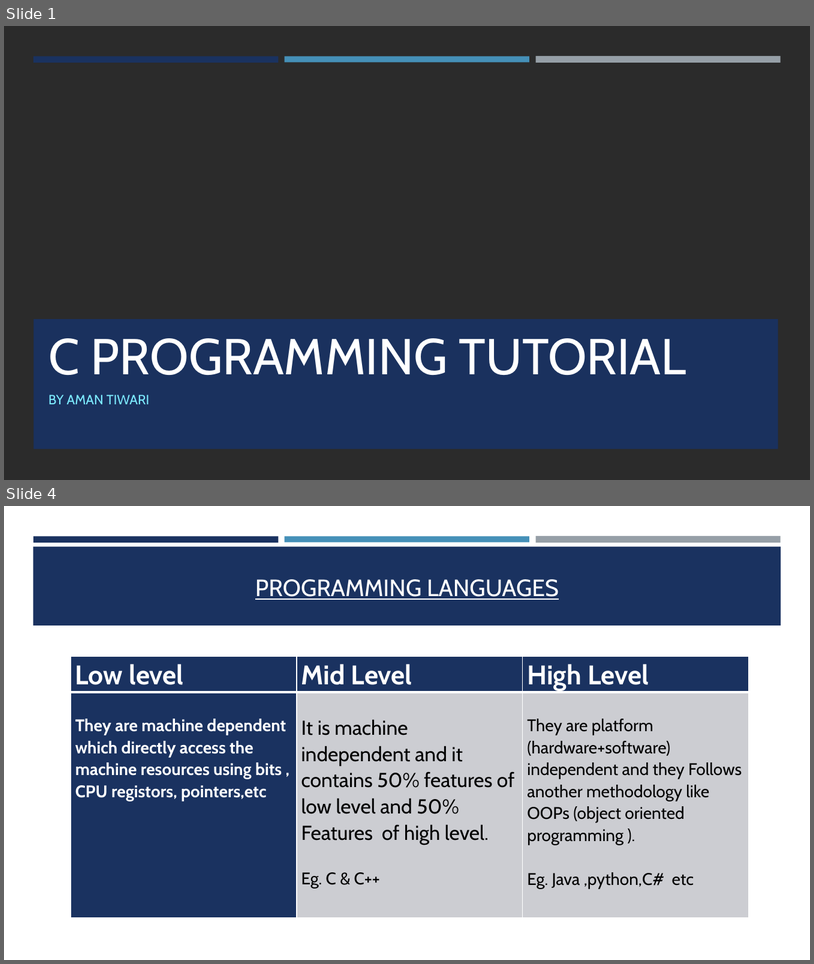
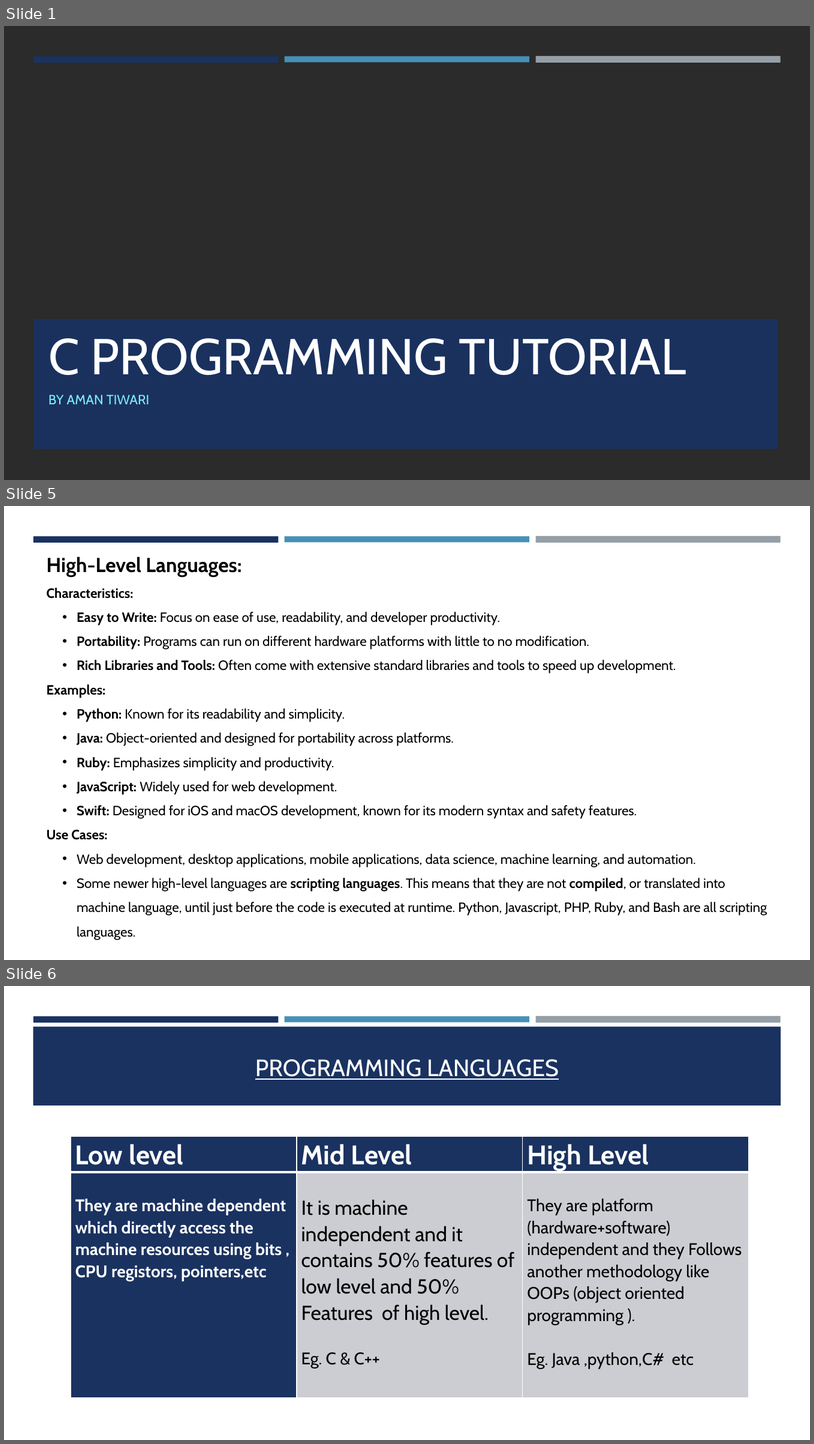
Before and after one commit to amantiwari8861/C_Batch_11_to_12, a slide deck: 01-Introduction_to_C/Notes/C Programming.pptx. Shown one above the other, each under a label of ours: slides 1 and 4 before the commit, slides 1, 5 and 6 after it; the slides between them are not shown. The pictures are 814x964 and 814x1444 pixels, drawn with LibreOffice and Linux fonts; fonts in the diff are those of the drawing; background and template pictures are left out; a plain dark background stands for a picture behind light text. Boxes give left, top, right and bottom in pixels: in the first picture for what was removed or moved away, otherwise in the second. Text is boxed around its words. In the diff, an @@ line names an element or a change of style, - is before the commit and + after.

```diff
--- a/01-Introduction_to_C/Notes/C Programming.pptx
+++ b/01-Introduction_to_C/Notes/C Programming.pptx
@@ slide 5 added at box(4, 506, 810, 960), background #FFFFFF; not listed: 3 template elements that a slide beside it also shows @@
@@ text added at box(47, 556, 767, 939), 16 pt, text #000000 @@
+High-Level Languages:
+Characteristics:
+  • Easy to Write: Focus on ease of use, readability, and developer productivity.
+  • Portability: Programs can run on different hardware platforms with little to no modification.
+  • Rich Libraries and Tools: Often come with extensive standard libraries and tools to speed up development.
+Examples:
+  • Python: Known for its readability and simplicity.
+  • Java: Object-oriented and designed for portability across platforms.
+  • Ruby: Emphasizes simplicity and productivity.
+  • JavaScript: Widely used for web development.
+  • Swift: Designed for iOS and macOS development, known for its modern syntax and safety features.
+Use Cases:
+  • Web development, desktop applications, mobile applications, data science, machine learning, and automation.
+  • Some newer high-level languages are scripting languages. This means that they are not compiled, or translated into machine language, until just before the code is executed at runtime. Python, Javascript, PHP, Ruby, and Bash are all scripting languages.
@@ what was slide 4 is now slide 6 @@
```
Also in this commit, not shown: 7 slides changed, 4 other slides added, 1 slide removed, 20 other files.
